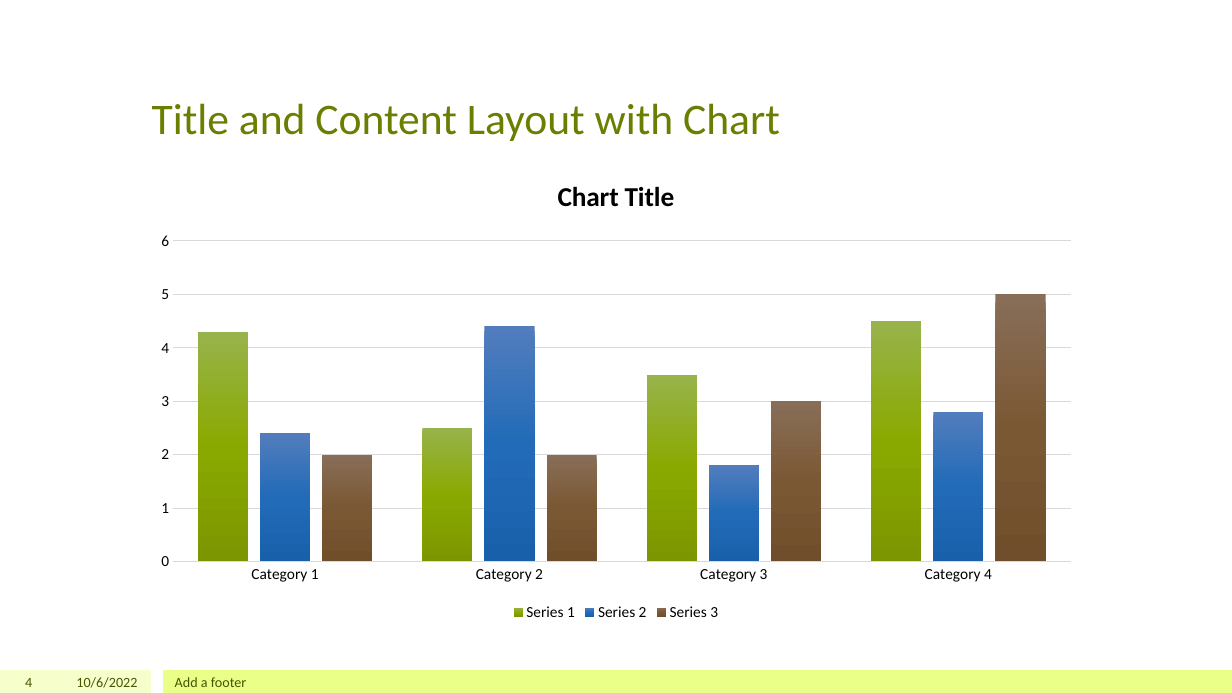
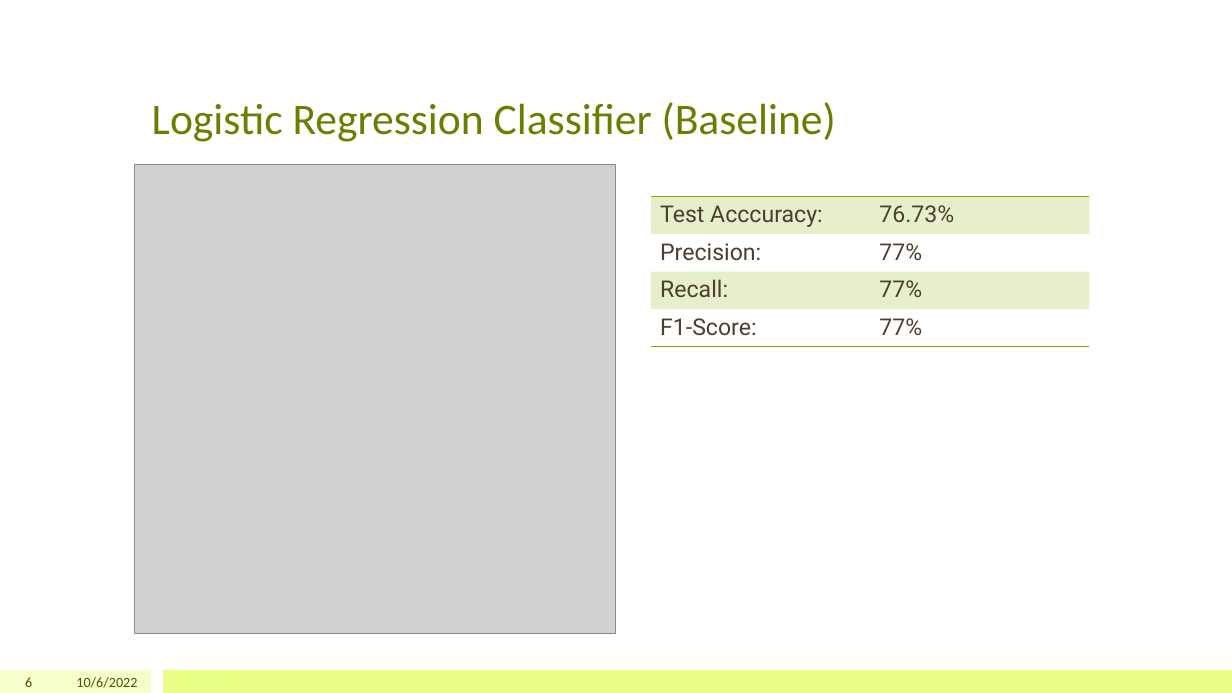
Before and after one commit to jeffreytoller/Project-3, a slide deck: slide 6 of A Data Science Approach to Maintaining Water Sources.pptx (slide 4 before the commit). Drawn at 1232x693 pixels with LibreOffice and Linux fonts; fonts in the diff are those of the drawing; grey boxes stand for pictures. Boxes give left, top, right and bottom in pixels: in the first picture for what was removed or moved away, otherwise in the second. Text is boxed around its words. In the diff, an @@ line names an element or a change of style, - is before the commit and + after.

```diff
--- a/A Data Science Approach to Maintaining Water Sources.pptx
+++ b/A Data Science Approach to Maintaining Water Sources.pptx
@@ title at <box>152,102,836,142</box>: text changed @@
-Title and Content Layout with Chart
+Logistic Regression Classifier (Baseline)
@@ picture added at <box>135,165,616,634</box> @@
@@ column chart removed at <box>142,158,1090,625</box> @@
-categories: Category 1, Category 2, Category 3, Category 4
-Series 1: 4.3, 2.5, 3.5, 4.5
-Series 2: 2.4, 4.4, 1.8, 2.8
-Series 3: 2, 2, 3, 5
@@ table added at <box>652,197,1090,347</box>, 4 rows, 2 columns @@
+Test Acccuracy: | 76.73%
+Precision: | 77%
+Recall: | 77%
+F1-Score: | 77%
@@ page number at <box>25,677,32,687</box>: text changed @@
-4
+6
@@ text removed at <box>175,677,246,687</box> @@
-Add a footer
```
Also in this commit, not shown: 8 other slides changed, 2 slides added, 2 slides removed, 4 other files.
